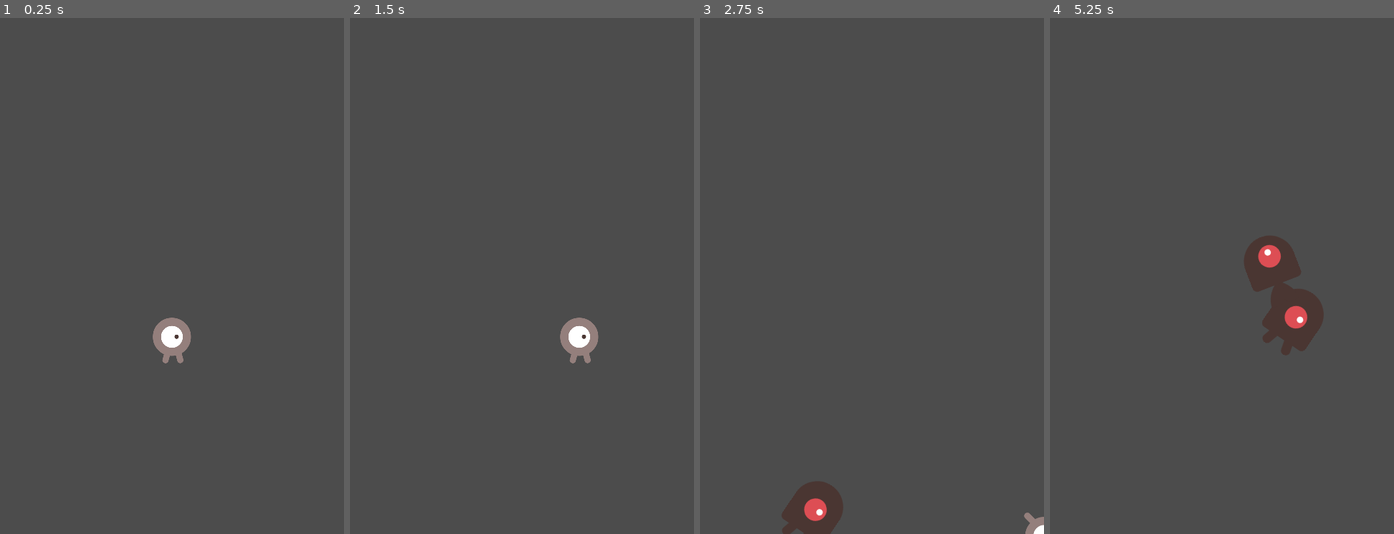
Above: before the commit, frames 1-4 (left to right).
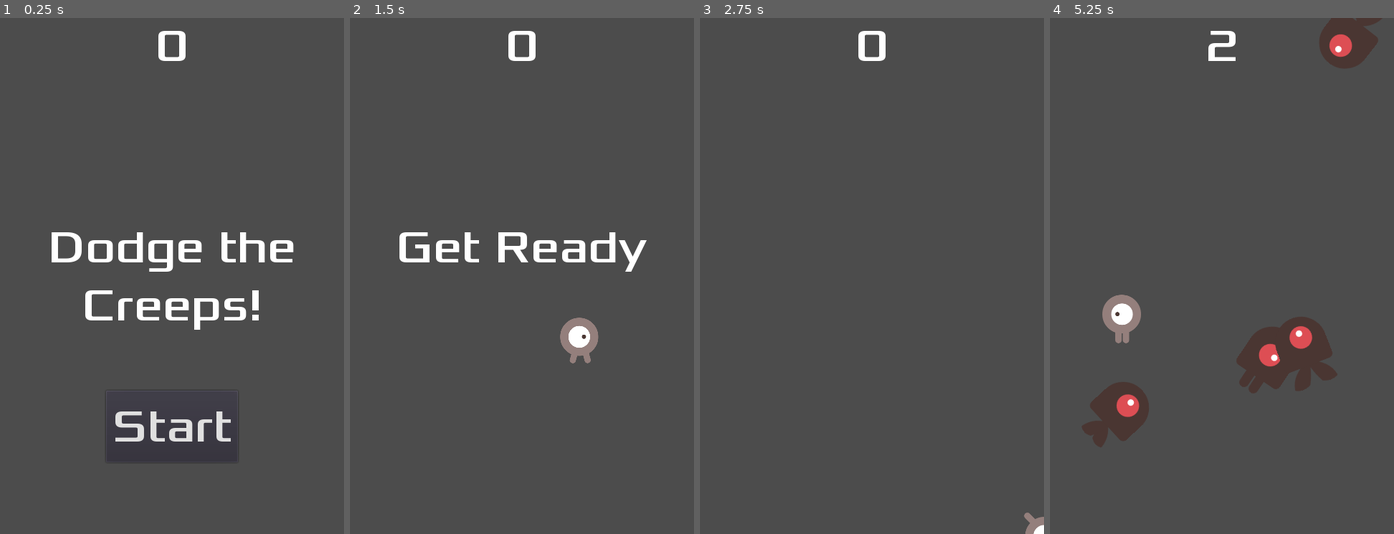
Above: after the commit, the same moments.

Repository: msimmons2022/godotTutorial
Game: Godot game, scene res://Main.tscn
Two runs of this game, one before a commit and one after it. Both use one fixed random seed, a clock stepped at 60 frames per second and the inputs below.
Inputs (mouse positions are in pixels of both pictures, inside the frame that each line leads up to):
- Up to frame 1 (0.25 s): no input
- Up to frame 2 (1.5 s): click (522, 425) at 0.5 s, where only the run after the commit has a clickable "Start"; tap Enter at 1.25 s; hold Right (ui_right) from 1.28 s (still down)
- Up to frame 3 (2.75 s): release Right (ui_right) at 2.03 s; hold Down (ui_down) from 2.03 s (still down)
- Up to frame 4 (5.25 s): release Down (ui_down) at 2.78 s; hold Right (ui_right) 2.78-3.53 s; hold Up (ui_up) 3.53-4.28 s; hold Left (ui_left) from 4.28 s (still down)

The runs differ from the first frame. In frame 1, 4.7% of the frame differs, in the area x 15-86%, y 2-83%; in frame 2, 2.0%; in frame 3, 1.7%; in frame 4, 8.3%, in the area x 9-97%, y 0-84%.

Commit message:
finished hud and fixed mob animation

Diff:
--- /dev/null
+++ b/HUD.gd
@@ -0,0 +1,44 @@
+extends CanvasLayer
+
+signal start_game
+
+# Declare member variables here. Examples:
+# var a = 2
+# var b = "text"
+
+
+# Called when the node enters the scene tree for the first time.
+func _ready():
+	pass # Replace with function body.
+
+func show_message(text):
+	$Message.text = text
+	$Message.show()
+	$MessageTimer.start()
+
+func show_game_over():
+	show_message("Game Over")
+	# Wait until message timer has counted down
+	yield($MessageTimer, "timeout")
+
+	$Message.text = "Dodge the\nCreeps!"
+	$Message.show()
+	# Make a one shot timer and wait for it to finish
+	yield(get_tree().create_timer(1), "timeout")
+	$StartButton.show()
+
+func update_score(score):
+	$ScoreLabel.text = str(score)
+
+
+# Called every frame. 'delta' is the elapsed time since the previous frame.
+#func _process(delta):
+#	pass
+
+
+func _on_StartButton_pressed():
+	$StartButton.hide()
+	emit_signal("start_game")
+
+func _on_MessageTimer_timeout():
+	$Message.hide()
--- /dev/null
+++ b/HUD.tscn
@@ -0,0 +1,56 @@
+[gd_scene load_steps=4 format=2]
+
+[ext_resource path="res://dodge_assets/fonts/Xolonium-Regular.ttf" type="DynamicFontData" id=1]
+[ext_resource path="res://HUD.gd" type="Script" id=2]
+
+[sub_resource type="DynamicFont" id=1]
+size = 64
+font_data = ExtResource( 1 )
+
+[node name="HUD" type="CanvasLayer"]
+script = ExtResource( 2 )
+
+[node name="ScoreLabel" type="Label" parent="."]
+anchor_right = 1.0
+margin_bottom = 78.0
+custom_fonts/font = SubResource( 1 )
+text = "0"
+align = 1
+__meta__ = {
+"_edit_use_anchors_": false
+}
+
+[node name="Message" type="Label" parent="."]
+anchor_top = 0.5
+anchor_right = 1.0
+anchor_bottom = 0.5
+margin_top = -79.5
+margin_bottom = 79.5
+custom_fonts/font = SubResource( 1 )
+text = "Dodge the Creeps!"
+align = 1
+autowrap = true
+__meta__ = {
+"_edit_use_anchors_": false
+}
+
+[node name="StartButton" type="Button" parent="."]
+anchor_left = 0.5
+anchor_top = 1.0
+anchor_right = 0.5
+anchor_bottom = 1.0
+margin_left = -92.0
+margin_top = -200.0
+margin_right = 92.0
+margin_bottom = -100.0
+custom_fonts/font = SubResource( 1 )
+text = "Start"
+__meta__ = {
+"_edit_use_anchors_": false
+}
+
+[node name="MessageTimer" type="Timer" parent="."]
+wait_time = 2.0
+one_shot = true
+[connection signal="pressed" from="StartButton" to="." method="_on_StartButton_pressed"]
+[connection signal="timeout" from="MessageTimer" to="." method="_on_MessageTimer_timeout"]
--- a/Main.gd
+++ b/Main.gd
@@ -7,7 +7,7 @@
 # Called when the node enters the scene tree for the first time.
 func _ready():
 	randomize()
-	new_game()
+
 
 # Called every frame. 'delta' is the elapsed time since the previous frame.
 #func _process(delta):
@@ -17,11 +17,14 @@
 func game_over():
 	$ScoreTimer.stop()
 	$MobTimer.stop()
+	$HUD.show_game_over()
 
 func new_game():
 	score = 0
 	$Player.start($StartPosition.position)
 	$StartTimer.start()
+	$HUD.update_score(score)
+	$HUD.show_message("Get Ready")
 
 func _on_StartTimer_timeout():
 	$MobTimer.start()
@@ -29,6 +32,8 @@
 
 func _on_ScoreTimer_timeout():
 	score += 1
+	$HUD.update_score(score)
+
 
 func _on_MobTimer_timeout():
 	# Choose a random location on Path2D
--- a/Main.tscn
+++ b/Main.tscn
@@ -1,8 +1,9 @@
-[gd_scene load_steps=5 format=2]
+[gd_scene load_steps=6 format=2]
 
 [ext_resource path="res://Mob.tscn" type="PackedScene" id=1]
 [ext_resource path="res://Player.tscn" type="PackedScene" id=2]
 [ext_resource path="res://Main.gd" type="Script" id=3]
+[ext_resource path="res://HUD.tscn" type="PackedScene" id=4]
 
 [sub_resource type="Curve2D" id=1]
 _data = {
@@ -32,7 +33,10 @@
 curve = SubResource( 1 )
 
 [node name="MobSpawnLocation" type="PathFollow2D" parent="MobPath"]
+
+[node name="HUD" parent="." instance=ExtResource( 4 )]
 [connection signal="hit" from="Player" to="." method="game_over"]
 [connection signal="timeout" from="MobTimer" to="." method="_on_MobTimer_timeout"]
 [connection signal="timeout" from="ScoreTimer" to="." method="_on_ScoreTimer_timeout"]
 [connection signal="timeout" from="StartTimer" to="." method="_on_StartTimer_timeout"]
+[connection signal="start_game" from="HUD" to="." method="new_game"]
--- a/Mob.tscn
+++ b/Mob.tscn
@@ -43,7 +43,7 @@
 scale = Vector2( 0.75, 0.75 )
 frames = SubResource( 1 )
 animation = "walk"
-frame = 1
+playing = true
 
 [node name="CollisionShape2D" type="CollisionShape2D" parent="."]
 rotation = 1.5708
Not shown, added: docs/favicon.png.import
Not shown, added: docs/index.png.import
